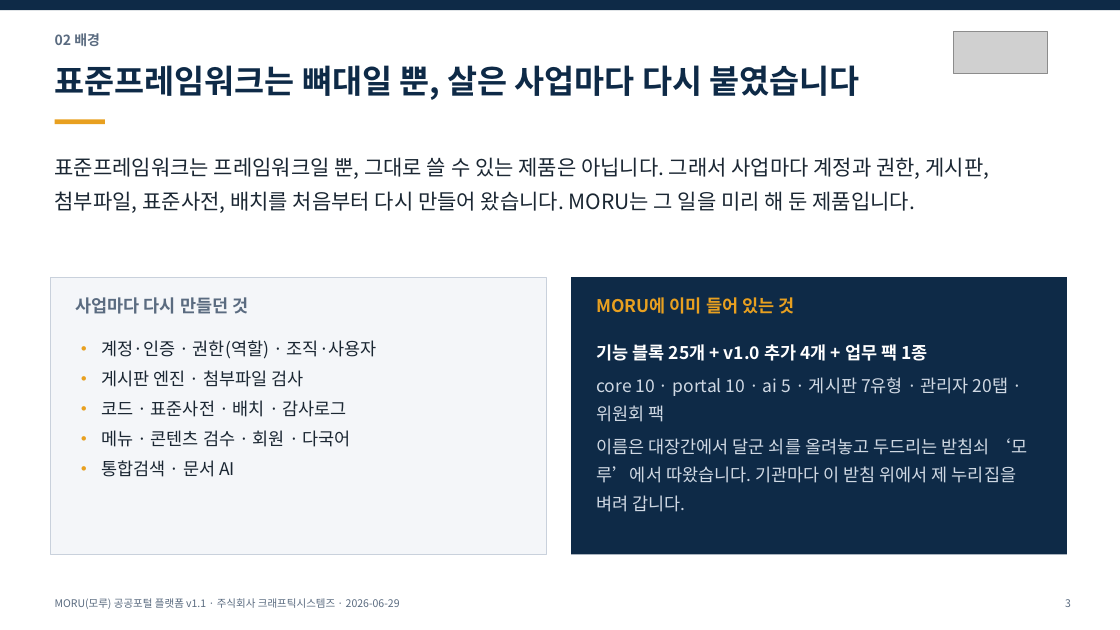
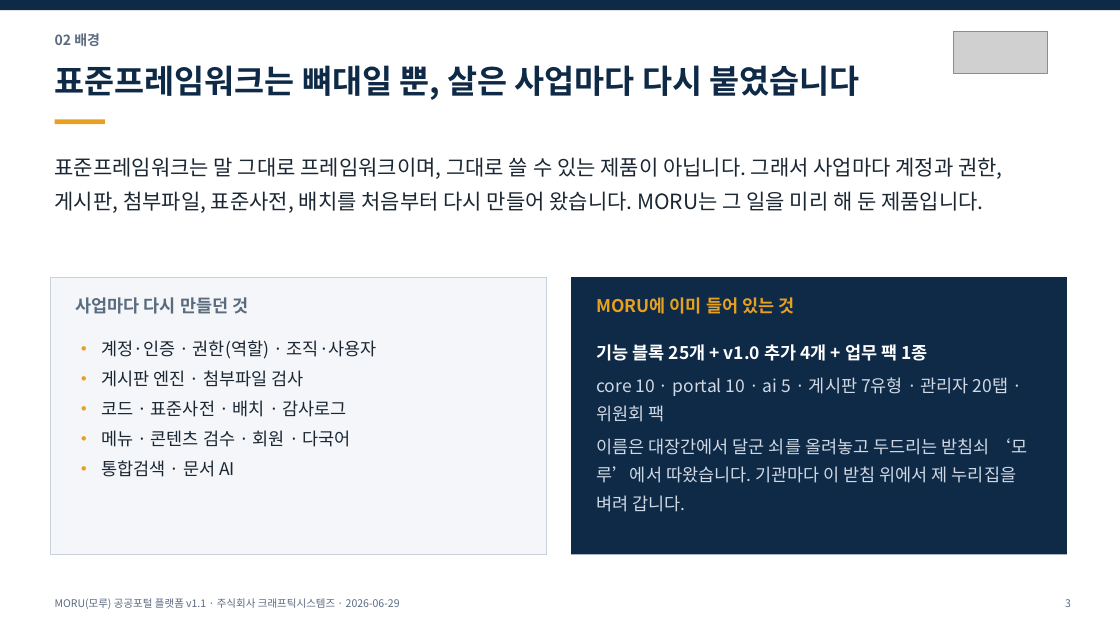
Before and after one commit to mhb8436/moru-release, a slide deck: slide 3 of docs/MORU-발표자료-v1.1.pptx. Drawn at 1120x630 pixels with LibreOffice and Linux fonts; fonts in the diff are those of the drawing; grey boxes stand for pictures. Boxes give left, top, right and bottom in pixels: in the first picture for what was removed or moved away, otherwise in the second. Text is boxed around its words. In the diff, an @@ line names an element or a change of style, - is before the commit and + after.

Commit message:
문장을 자연스러운 한국어로 다시 쓴다 — README · 랜딩 · 소개서 · 리플릿 · 발표 자료
끊어 놓은 짧은 문장을 이어 붙이고, 억지스러운 구어체를 표준 문어체로 바꿨다.
뜨고→실행되며 · 가릅니다→처리합니다 · 재 봅니다→측정합니다 · 섭니다→동작합니다 ·
몰아 두어도→모아도 · 사 와야 하는→구매해야 하는 · 바깥 서비스를 부르지→외부 서비스를 호출하지 ·
프레임워크일 뿐→말 그대로 프레임워크이며 · 토큰만 써서→토큰만으로.

숫자 · 영문 이름 · 코드 · 링크는 그대로 두었다. 소개서는 A4 10쪽, 리플릿은 앞뒤 한 장,
발표 자료는 16장 그대로이며 넘치거나 잘린 곳은 없다.

```diff
--- a/docs/MORU-발표자료-v1.1.pptx
+++ b/docs/MORU-발표자료-v1.1.pptx
@@ text at (55, 157, 1002, 213): text changed @@
-표준프레임워크는 프레임워크일 뿐, 그대로 쓸 수 있는 제품은 아닙니다. 그래서 사업마다 계정과 권한, 게시판, 첨부파일, 표준사전, 배치를 처음부터 다시 만들어 왔습니다. MORU는 그 일을 미리 해 둔 제품입니다.
+표준프레임워크는 말 그대로 프레임워크이며, 그대로 쓸 수 있는 제품이 아닙니다. 그래서 사업마다 계정과 권한, 게시판, 첨부파일, 표준사전, 배치를 처음부터 다시 만들어 왔습니다. MORU는 그 일을 미리 해 둔 제품입니다.
```
Also in this commit, not shown: 3 other slides changed, 5 other files.
